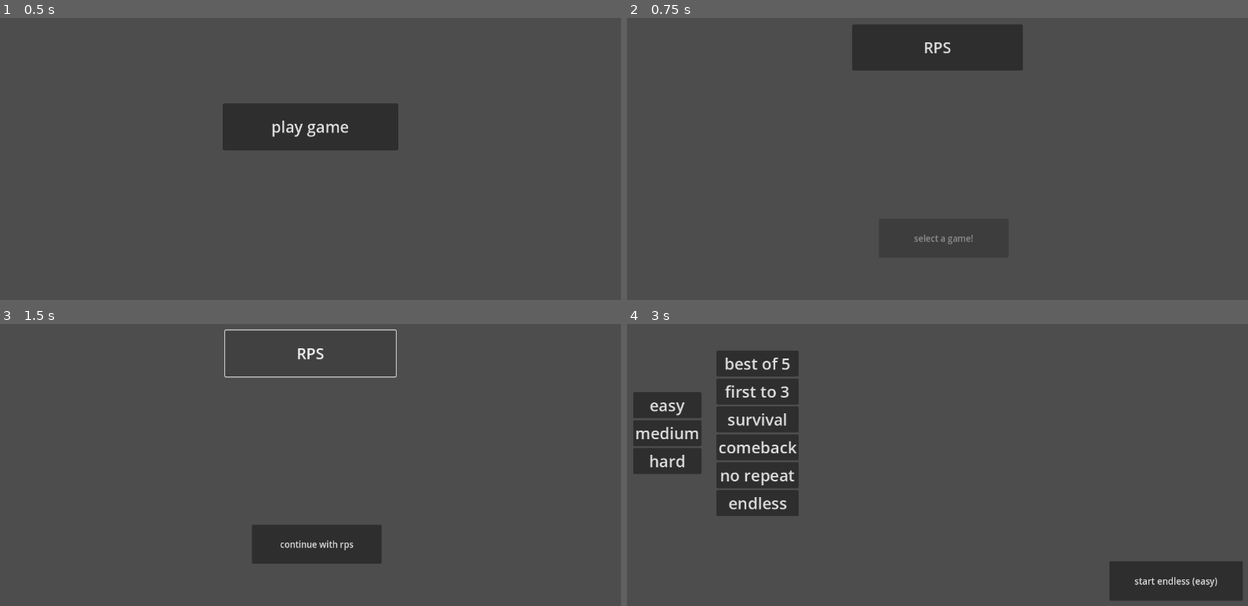
Above: before the commit, frames 1-4 (two rows, left to right).
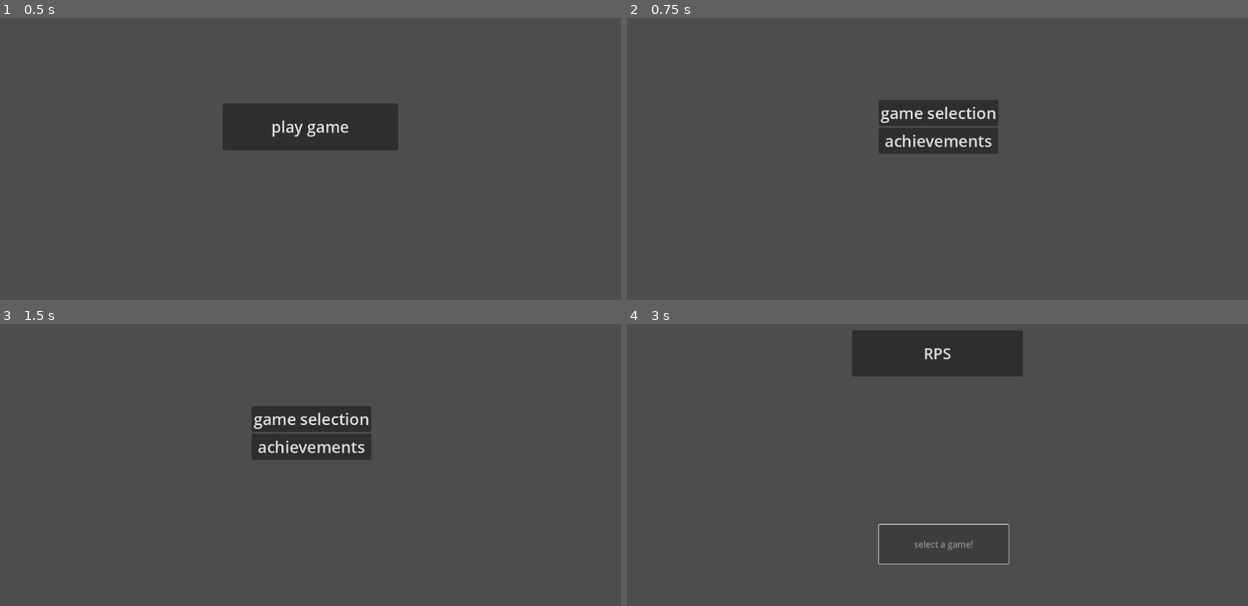
Above: after the commit, the same moments.

Repository: corporal1chicken/godot-project
Game: Godot game, scene res://world.tscn
The game is run twice, just before and just after one commit, with the same random seed, the same clock (stepped at 60 frames per second) and the same inputs.
Inputs (mouse positions are in pixels of both pictures, inside the frame that each line leads up to):
- Up to frame 1 (0.5 s): no input
- Up to frame 2 (0.75 s): click "play game" at 0.5 s
- Up to frame 3 (1.5 s): click (310, 352) at 1.25 s, where only the run before the commit has a clickable "RPS"
- Up to frame 4 (3 s): click (937, 419) at 2 s, where only the run after the commit has a clickable "game selection"; click (943, 543) at 2.75 s, where only the run before the commit has a clickable "continue with rps"

Frame 1 is identical in both runs. In frame 2, 7.9% of the frame differs, in the area x 36-64%, y 2-81%; in frame 3, 6.4%; in frame 4, 17%, in the area x 1-100%, y 2-99%.

Commit message:
Pause Menu

Diff:
--- a/autoloads/signals.gd
+++ b/autoloads/signals.gd
@@ -2,3 +2,8 @@
 
 signal change_screen(old_screen: String, new_screen: String)
 signal change_sub_screen(old_screen: String, new_screen: String)
+
+signal change_screen_from_pause(new_screen: String)
+
+signal game_paused()
+signal game_resumed()
--- a/games/rps/helpers/gamemode.gd
+++ b/games/rps/helpers/gamemode.gd
@@ -9,25 +9,25 @@
 func set_gamemode_info(information: Dictionary):
 	gamemode_info = information
 
-func check_rules(state: Dictionary) -> bool:
-	print(state)
+func check_rules(state: Dictionary) -> Array:
+
 	if gamemode_info.name == "best_of":
 		if state.rounds_played == gamemode_info.total_rounds:
-			return true
+			return [true, "all rounds played"]
 	elif gamemode_info.name == "first_to":
 		if state.player_score == gamemode_info.max_score or state.computer_score == gamemode_info.max_score:
-			return true
+			return [true, "max score was reached"]
 	elif gamemode_info.name == "survival":
-		if state.current_streak == 0 and state.rounds_played > 0:
-			return true
+		if state.current_streak == 0 and state.rounds_played != 0:
+			return [true, "streak lost"]
 	elif gamemode_info.name == "comeback":
 		if state.rounds_played == gamemode_info.total_rounds:
-			return true
+			return [true, "all rounds played"]
 		else:
 			if state.computer_score == gamemode_info.max_score:
-				return true
+				return [true, "AI got 7 points"]
 	elif gamemode_info.name == "no_repeat":
-		if state.player_history.size() > 0 and state.player_move == state.player_history[-1]:
-			return true
+		if state.rounds_played > 1 and state.player_move == state.player_history[-2]:
+			return [true, "played the same move"]
 
-	return false
+	return [false, ""]
--- a/games/rps/rps.gd
+++ b/games/rps/rps.gd
@@ -1,4 +1,6 @@
 extends Control
+
+@export var ui_controller: Control
 
 @onready var options: Control = $options
 @onready var main: Control = $main
@@ -15,6 +17,8 @@
 	main.start_game(result.gamemode, result.difficulty)
 
 func _change_sub_screen(old_screen: String, new_screen: String):
+	if ui_controller.current_screen != self.name: return
+
 	var old_child: Control = get_node(old_screen)
 	var new_child: Control = get_node(new_screen)
 
--- a/games/rps/screens/main/main.gd
+++ b/games/rps/screens/main/main.gd
@@ -42,6 +42,9 @@
 
 # Godot Specific Functions
 func _ready() -> void:
+	Signals.game_paused.connect(_on_game_paused)
+	Signals.game_resumed.connect(_on_game_resumed)
+
 	for child in $moves.get_children():
 		child.pressed.connect(_on_move_pressed.bind(child.name))
 
@@ -84,7 +87,6 @@
 # On Button Press Functions
 func _on_move_pressed(move: String):
 	player_move = move
-	played_moves[move] = played_moves.get(move) + 1
 
 	pass
 
@@ -170,6 +172,9 @@
 
 	rounds_played += 1
 
+	if player_move != "":
+		played_moves[player_move] = played_moves.get(player_move) + 1
+
 	_update_round_text()
 
 	pass
@@ -203,7 +208,7 @@
 
 	pass
 
-func _end_game():
+func _end_game(outcome_text: String):
 	_toggle_moves_button(true)
 
 	game_ended = true
@@ -217,6 +222,7 @@
 		"streak" = current_streak,
 		"best_streak" = best_streak,
 		"played_moves" = played_moves,
+		"outcome_text" = outcome_text
 	})
 
 	Signals.change_sub_screen.emit("main", "results")
@@ -241,7 +247,16 @@
 		"player_move" = player_move
 	}
 
-	if gamemode.check_rules(state):
-		_end_game()
-
-	pass
+	var should_end_game: Array = gamemode.check_rules(state)
+
+	if should_end_game[0]:
+		_end_game(should_end_game[1])
+
+	pass
+
+# Signal Connections
+func _on_game_paused():
+	timer.paused = true
+
+func _on_game_resumed():
+	timer.paused = false
--- a/games/rps/screens/results/results.gd
+++ b/games/rps/screens/results/results.gd
@@ -17,4 +17,5 @@
 		information.played_moves.paper,
 		information.played_moves.scissors
 	]
+	$outcome_text.text = information.outcome_text
 	pass
--- a/games/rps/screens/results/results.tscn
+++ b/games/rps/screens/results/results.tscn
@@ -42,6 +42,22 @@
 scale = Vector2(1, 1.0093395)
 theme_override_font_sizes/normal_font_size = 46
 text = "game length: 32"
+horizontal_alignment = 1
+
+[node name="outcome_text" type="RichTextLabel" parent="."]
+layout_mode = 1
+anchors_preset = 15
+anchor_right = 1.0
+anchor_bottom = 1.0
+offset_left = -2.0
+offset_top = 33.0
+offset_right = -2.0
+offset_bottom = -616.657
+grow_horizontal = 2
+grow_vertical = 2
+scale = Vector2(1, 1.0093395)
+theme_override_font_sizes/normal_font_size = 46
+text = "lose text"
 horizontal_alignment = 1
 
 [node name="score" type="RichTextLabel" parent="."]
--- /dev/null
+++ b/pause_menu/pause_menu.gd
@@ -0,0 +1,21 @@
+extends Control
+
+@export var ui_controller: Control
+
+func _ready() -> void:
+	pass
+
+func _on_resume_pressed():
+	ui_controller.unpause_game()
+	pass
+
+func _on_menu_pressed():
+	Signals.change_screen_from_pause.emit("selection")
+	pass
+
+func _on_settings_pressed():
+	Signals.change_screen_from_pause.emit("settings")
+	pass
+
+func _on_quit_pressed():
+	get_tree().quit()
--- /dev/null
+++ b/pause_menu/pause_menu.tscn
@@ -0,0 +1,70 @@
+[gd_scene load_steps=2 format=3 uid="uid://uf1uqs7cnhpv"]
+
+[ext_resource type="Script" uid="uid://csfofhvefrnol" path="res://pause_menu/pause_menu.gd" id="1_5hbt6"]
+
+[node name="pause_menu" type="Control"]
+z_index = 100
+layout_mode = 3
+anchors_preset = 15
+anchor_right = 1.0
+anchor_bottom = 1.0
+grow_horizontal = 2
+grow_vertical = 2
+script = ExtResource("1_5hbt6")
+
+[node name="ColorRect" type="ColorRect" parent="."]
+layout_mode = 0
+offset_right = 414.0
+offset_bottom = 711.0
+
+[node name="ColorRect2" type="ColorRect" parent="."]
+layout_mode = 0
+offset_right = 402.0
+offset_bottom = 721.0
+color = Color(0.27022192, 0.27022192, 0.2702219, 1)
+
+[node name="title" type="RichTextLabel" parent="."]
+layout_mode = 0
+offset_top = 64.0
+offset_right = 402.0
+offset_bottom = 194.0
+theme_override_font_sizes/normal_font_size = 70
+bbcode_enabled = true
+text = "[center] pause
+"
+
+[node name="gamemodes" type="VBoxContainer" parent="."]
+layout_mode = 1
+anchors_preset = 4
+anchor_top = 0.5
+anchor_bottom = 0.5
+offset_left = 129.0
+offset_top = -140.0
+offset_right = 294.0
+offset_bottom = 198.0
+grow_vertical = 2
+scale = Vector2(1.0167471, 1)
+
+[node name="resume" type="Button" parent="gamemodes"]
+layout_mode = 2
+theme_override_font_sizes/font_size = 32
+text = "resume"
+
+[node name="menu" type="Button" parent="gamemodes"]
+layout_mode = 2
+theme_override_font_sizes/font_size = 32
+text = "menu"
+
+[node name="settings" type="Button" parent="gamemodes"]
+layout_mode = 2
+theme_override_font_sizes/font_size = 32
+text = "settings"
+
+[node name="quit" type="Button" parent="gamemodes"]
+layout_mode = 2
+theme_override_font_sizes/font_size = 32
+text = "quit"
+
+[connection signal="pressed" from="gamemodes/resume" to="." method="_on_resume_pressed"]
+[connection signal="pressed" from="gamemodes/menu" to="." method="_on_menu_pressed"]
+[connection signal="pressed" from="gamemodes/quit" to="." method="_on_quit_pressed"]
--- a/project.godot
+++ b/project.godot
@@ -51,3 +51,8 @@
 "events": [Object(InputEventKey,"resource_local_to_scene":false,"resource_name":"","device":-1,"window_id":0,"alt_press …(195 unchanged characters)…
 ]
 }
+pause_menu={
+"deadzone": 0.2,
+"events": [Object(InputEventKey,"resource_local_to_scene":false,"resource_name":"","device":-1,"window_id":0,"alt_pressed":false,"shift_pressed":false,"ctrl_pressed":false,"meta_pressed":false,"pressed":false,"keycode":0,"physical_keycode":4194305,"key_label":0,"unicode":0,"location":0,"echo":false,"script":null)
+]
+}
--- a/scenes/main_menu/main_menu.gd
+++ b/scenes/main_menu/main_menu.gd
@@ -1,13 +1,23 @@
 extends Control
+
+@export var ui_controller: Control
 
 @onready var game_selection: Control = $game_selection
 
+var current_sub_screen: String = "play_screen"
+
+func _ready() -> void:
+	Signals.change_sub_screen.connect(_change_sub_screen)
+
 func _on_play_pressed():
-	$play_screen.visible = false
-	$game_selection.visible = true
+	_change_sub_screen("play_screen", "selection")
 
-func _on_confirm_pressed():
-	if game_selection.avaliable_games.has(game_selection.selected_game):
-		Signals.change_screen.emit("main_menu", game_selection.selected_game)
-	else:
-		print("game invalid (", game_selection.selected_game, ")")
+func _change_sub_screen(old_screen: String, new_screen: String):
+	if ui_controller.current_screen != self.name: return
+
+	var old_child: Control = get_node(old_screen)
+	var new_child: Control = get_node(new_screen)
+
+	old_child.visible = false
+	new_child.visible = true
+	current_sub_screen = new_screen
--- a/scenes/main_menu/main_menu.tscn
+++ b/scenes/main_menu/main_menu.tscn
@@ -1,8 +1,9 @@
-[gd_scene load_steps=4 format=3 uid="uid://bnccu2ow4wabv"]
+[gd_scene load_steps=5 format=3 uid="uid://bnccu2ow4wabv"]
 
 [ext_resource type="Script" uid="uid://cegpwxwxwf45p" path="res://scenes/main_menu/main_menu.gd" id="1_fsom3"]
 [ext_resource type="PackedScene" uid="uid://2loq2bltv74p" path="res://scenes/main_menu/screens/play_screen/play_screen.tscn" id="3_ob46e"]
 [ext_resource type="PackedScene" uid="uid://dheswd8eoh5t" path="res://scenes/main_menu/screens/game_selection/game_selection.tscn" id="4_uqeha"]
+[ext_resource type="PackedScene" uid="uid://d1mjebqhyvix2" path="res://scenes/main_menu/screens/selection/selection.tscn" id="4_wem23"]
 
 [node name="main_menu" type="Control"]
 layout_mode = 3
@@ -33,8 +34,10 @@
 offset_bottom = 0.0
 scale = Vector2(0.9720244, 0.98248845)
 
+[node name="selection" parent="." instance=ExtResource("4_wem23")]
+visible = false
+layout_mode = 1
+
 [connection signal="pressed" from="play_screen/play" to="." method="_on_play_pressed"]
-[connection signal="pressed" from="game_selection/confirm" to="." method="_on_confirm_pressed"]
 
 [editable path="play_screen"]
-[editable path="game_selection"]
--- a/scenes/main_menu/screens/game_selection/game_selection.gd
+++ b/scenes/main_menu/screens/game_selection/game_selection.gd
@@ -10,6 +10,10 @@
 	for child in $games.get_children():
 		child.pressed.connect(_on_game_pressed.bind(child.name))
 
+func _on_confirm_pressed():
+	if avaliable_games.has(selected_game):
+		Signals.change_screen.emit("main_menu", selected_game)
+
 func _on_game_pressed(game_name: String):
 	selected_game = game_name
 	$confirm.text = "continue with " + selected_game
--- a/scenes/main_menu/screens/game_selection/game_selection.tscn
+++ b/scenes/main_menu/screens/game_selection/game_selection.tscn
@@ -57,3 +57,5 @@
 theme_override_font_sizes/font_size = 24
 disabled = true
 text = "select a game!"
+
+[connection signal="pressed" from="confirm" to="." method="_on_confirm_pressed"]
--- /dev/null
+++ b/scenes/main_menu/screens/selection/selection.gd
@@ -0,0 +1,10 @@
+extends Control
+
+func _ready() -> void:
+	for child in $holder.get_children():
+		child.pressed.connect(_on_holder_pressed.bind(child.name))
+
+	pass
+
+func _on_holder_pressed(screen_name: String):
+	Signals.change_sub_screen.emit("selection", screen_name)
--- /dev/null
+++ b/scenes/main_menu/screens/selection/selection.tscn
@@ -0,0 +1,38 @@
+[gd_scene load_steps=2 format=3 uid="uid://d1mjebqhyvix2"]
+
+[ext_resource type="Script" uid="uid://ck0x16reexw87" path="res://scenes/main_menu/screens/selection/selection.gd" id="1_sr7xa"]
+
+[node name="selection" type="Control"]
+layout_mode = 3
+anchors_preset = 15
+anchor_right = 1.0
+anchor_bottom = 1.0
+grow_horizontal = 2
+grow_vertical = 2
+script = ExtResource("1_sr7xa")
+
+[node name="holder" type="VBoxContainer" parent="."]
+layout_mode = 1
+anchors_preset = 8
+anchor_left = 0.5
+anchor_top = 0.5
+anchor_right = 0.5
+anchor_bottom = 0.5
+offset_left = -82.5
+offset_top = -169.0
+offset_right = 82.5
+offset_bottom = 169.0
+grow_horizontal = 2
+grow_vertical = 2
+scale = Vector2(1.0167471, 1)
+alignment = 1
+
+[node name="game_selection" type="Button" parent="holder"]
+layout_mode = 2
+theme_override_font_sizes/font_size = 32
+text = "game selection"
+
+[node name="achievements" type="Button" parent="holder"]
+layout_mode = 2
+theme_override_font_sizes/font_size = 32
+text = "achievements"
--- a/scenes/ui_contoller/ui_contoller.gd
+++ b/scenes/ui_contoller/ui_contoller.gd
@@ -1,9 +1,29 @@
 extends Node
 
 @onready var canvas_layer: CanvasLayer = $CanvasLayer
+@onready var pause_menu: CanvasLayer = $pause
+
+var current_screen: String = "main_menu"
+var previous_screen: String
+
+var game_paused: bool = false
 
 func _ready() -> void:
 	Signals.change_screen.connect(_on_change_screen)
+	Signals.change_screen_from_pause.connect(_on_change_screen_from_pause)
+
+func _unhandled_input(event: InputEvent) -> void:
+	if event.is_action_pressed("pause_menu"):
+		if current_screen == "main_menu": return
+
+		if game_paused:
+			pause_menu.visible = false
+			game_paused = false
+			Signals.game_resumed.emit()
+		else:
+			pause_menu.visible = true
+			game_paused = true
+			Signals.game_paused.emit()
 
 func _on_change_screen(old_screen: String, new_screen: String):
 	var old_child: Control = canvas_layer.get_node_or_null(old_screen)
@@ -20,3 +40,17 @@
 
 	old_child.visible = false
 	new_child.visible = true
+
+	current_screen = new_screen
+	previous_screen = old_screen
+
+func unpause_game():
+	pause_menu.visible = false
+	game_paused = false
+	Signals.game_resumed.emit()
+
+func _on_change_screen_from_pause(new_screen: String):
+	unpause_game()
+
+	_on_change_screen(current_screen, "main_menu")
+	Signals.change_sub_screen.emit($CanvasLayer/main_menu.current_sub_screen, new_screen)
--- a/scenes/ui_contoller/ui_contoller.tscn
+++ b/scenes/ui_contoller/ui_contoller.tscn
@@ -1,9 +1,10 @@
-[gd_scene load_steps=5 format=3 uid="uid://ci3ebh5513arr"]
+[gd_scene load_steps=6 format=3 uid="uid://ci3ebh5513arr"]
 
 [ext_resource type="Script" uid="uid://bcxnhj6tmymrh" path="res://scenes/ui_contoller/ui_contoller.gd" id="1_l6k06"]
 [ext_resource type="PackedScene" uid="uid://bnccu2ow4wabv" path="res://scenes/main_menu/main_menu.tscn" id="2_64rpj"]
 [ext_resource type="Script" uid="uid://ovjebwqf38x4" path="res://autoloads/signals.gd" id="3_64rpj"]
 [ext_resource type="PackedScene" uid="uid://cy83mypmppqyf" path="res://games/rps/rps.tscn" id="3_l2jjd"]
+[ext_resource type="PackedScene" uid="uid://uf1uqs7cnhpv" path="res://pause_menu/pause_menu.tscn" id="4_6q2om"]
 
 [node name="ui_contoller" type="Control"]
 layout_mode = 3
@@ -14,17 +15,27 @@
 grow_vertical = 2
 script = ExtResource("1_l6k06")
 
+[node name="pause" type="CanvasLayer" parent="."]
+layer = 10
+visible = false
+
+[node name="pause_menu" parent="pause" node_paths=PackedStringArray("ui_controller") instance=ExtResource("4_6q2om")]
+z_index = 0
+ui_controller = NodePath("../..")
+
 [node name="CanvasLayer" type="CanvasLayer" parent="."]
 
-[node name="main_menu" parent="CanvasLayer" instance=ExtResource("2_64rpj")]
+[node name="main_menu" parent="CanvasLayer" node_paths=PackedStringArray("ui_controller") instance=ExtResource("2_64rpj")]
 anchors_preset = 8
 anchor_left = 0.5
 anchor_top = 0.5
 anchor_right = 0.5
 anchor_bottom = 0.5
+ui_controller = NodePath("../..")
 
-[node name="rps" parent="CanvasLayer" instance=ExtResource("3_l2jjd")]
+[node name="rps" parent="CanvasLayer" node_paths=PackedStringArray("ui_controller") instance=ExtResource("3_l2jjd")]
 visible = false
+ui_controller = NodePath("../..")
 
 [node name="signals" type="Node" parent="."]
 script = ExtResource("3_64rpj")
Not shown, added: pause_menu/pause_menu.gd.uid
Not shown, added: scenes/main_menu/screens/selection/selection.gd.uid
